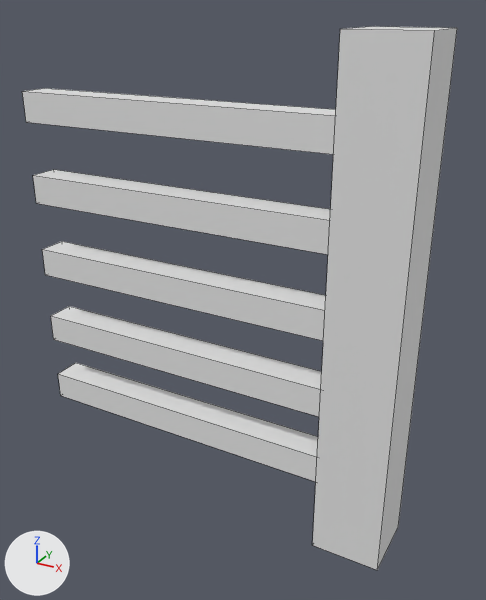
Before and after pictures for a commit that changed the FBX model Ben/level 2/unreal models/LeftGate.fbx.
Before and after are seen from a camera (50 mm lens) standing at (1.421, -1.385, 0.678) and looking at (0.644, 0.029, -0.029). Arrows for +X, +Y and +Z are at lower left; the lights stay in place. Mesh edges are drawn as thin lines. Where no turn or scale is listed for an object, it has been applied to the vertices.

Names of what the first picture shows: 'LeftGate'.
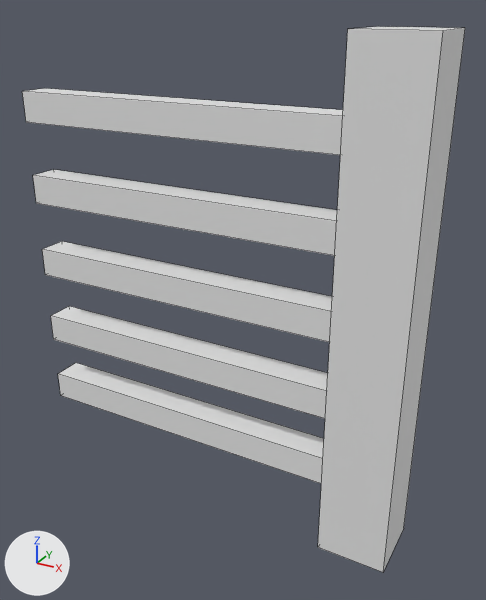
The newer file is also turned or shifted as a whole; pictures and numbers use the older file's frame.

What differs and where, as boxes (x1, y1, x2, y2) in the pictures (486 x 600 px; the box of a moved part takes in the faces that stretch with it):
'LeftGate', reshaped
    before: (22, 26, 457, 570)
    after: (22, 27, 465, 572)
part 1 of me_mesh, moved or reshaped
    before: (58, 363, 318, 482)
    after: (318, 27, 465, 572)
part 2 of me_mesh, moved or reshaped
    before: (22, 88, 336, 154)
    after: (58, 363, 324, 483)
part 3 of me_mesh, moved or reshaped
    before: (33, 170, 331, 255)
    after: (22, 88, 343, 155)
part 4 of me_mesh, moved or reshaped
    before: (42, 241, 326, 341)
    after: (33, 170, 337, 256)
part 5 of me_mesh, moved or reshaped
    before: (51, 306, 322, 417)
    after: (42, 241, 332, 342)
part 6 of me_mesh, moved or reshaped
    before: (313, 26, 457, 570)
    after: (51, 306, 328, 418)

What changed in the scene script:
```text
Change me_mesh:
    where me_mesh.from_pydata(...)  # 48 vertices, 36 faces; spans x 0.017..1.097, y -0.089..0.089, z -0.635..0.635
    used by ob_leftgate; location = (0.0, 0.0, 0.0)
    me_mesh part 1: the loose piece of 8 vertices spanning x 0.017..0.945, y -0.041..0.041, z -0.468..-0.388 is scaled about its middle by (-0.192, -2.15, 15.9), then moved by (0.542, 0.0, 0.428)
    me_mesh part 2: the loose piece of 8 vertices spanning x 0.017..0.945, y -0.041..0.041, z 0.387..0.467 is turned 180 degrees about the z axis through its middle, then moved by (0.0, 0.0, -0.855)
    me_mesh part 3: the loose piece of 8 vertices spanning x 0.017..0.945, y -0.041..0.041, z 0.163..0.243 is turned 180 degrees about the z axis through its middle, then moved by (0.0, 0.0, 0.224)
    me_mesh part 4: the loose piece of 8 vertices spanning x 0.017..0.945, y -0.041..0.041, z -0.054..0.026 is turned 180 degrees about the z axis through its middle, then moved by (0.0, 0.0, 0.217)
    me_mesh part 5: the loose piece of 8 vertices spanning x 0.017..0.945, y -0.041..0.041, z -0.267..-0.187 is turned 180 degrees about the z axis through its middle, then moved by (0.0, 0.0, 0.213)
    me_mesh part 6: the loose piece of 8 vertices spanning x 0.919..1.097, y -0.089..0.089, z -0.635..0.635 is scaled about its middle by (-5.2, -0.464, 0.0629), then moved by (-0.527, 0.0, -0.227)
```
